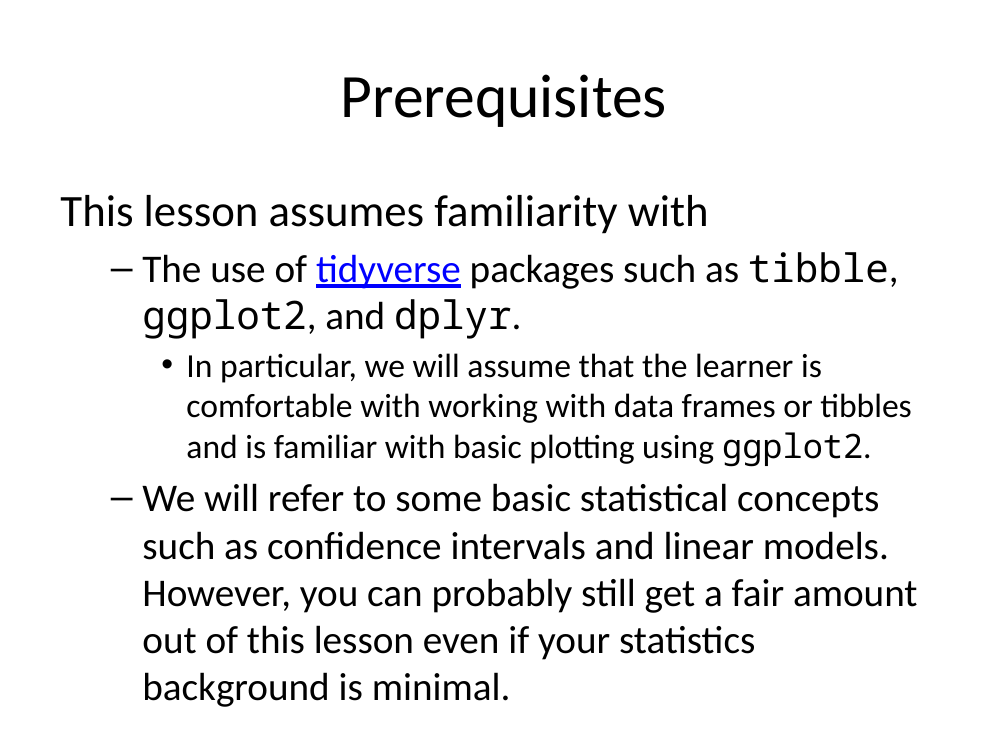
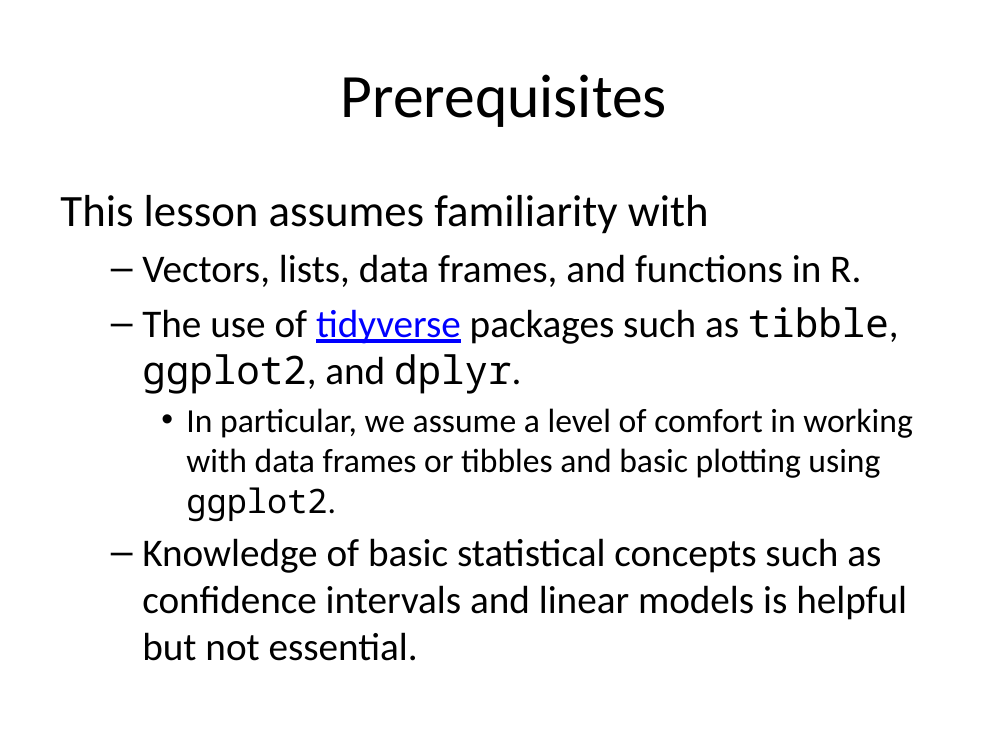
Before and after one commit to jmgraham30/SWBmodules, a slide deck: slide 4 of slides/iteration_with_purrr.pptx. Drawn at 1008x756 pixels with LibreOffice and Linux fonts; fonts in the diff are those of the drawing. Boxes give left, top, right and bottom in pixels: in the first picture for what was removed or moved away, otherwise in the second. Text is boxed around its words. In the diff, an @@ line names an element or a change of style, - is before the commit and + after.

```diff
--- a/slides/iteration_with_purrr.pptx
+++ b/slides/iteration_with_purrr.pptx
@@ text at <box>142,254,861,287</box>: paragraph added @@
+  – Vectors, lists, data frames, and functions in R.
@@ text at <box>142,408,913,661</box>: text changed @@
-    • In particular, we will assume that the learner is comfortable with working with data frames or tibbles and is familiar with basic plotting using ggplot2.
-  – We will refer to some basic statistical concepts such as confidence intervals and linear models. However, you can probably still get a fair amount out of this lesson even if your statistics background is minimal.
+    • In particular, we assume a level of comfort in working with data frames or tibbles and basic plotting using ggplot2.
+  – Knowledge of basic statistical concepts such as confidence intervals and linear models is helpful but not essential.
```
Also in this commit, not shown: 1 other slide changed, 2 slides added, 5 slides removed, 1 other file.
